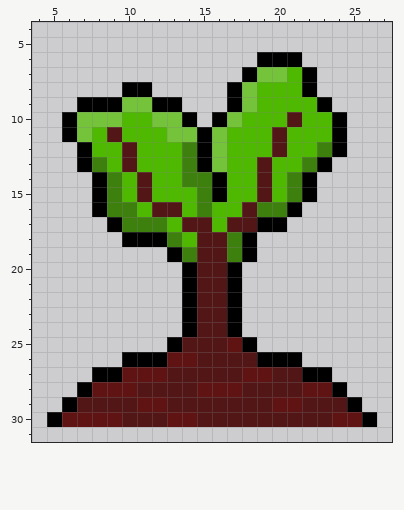
Two versions of one pixel-art sprite, assets/beet.png. That is the earlier state.
The file is 32x32 pixels. Shown: x 4..27, y 4..31. The old version is drawn lined up with the new one.
Now the later version:
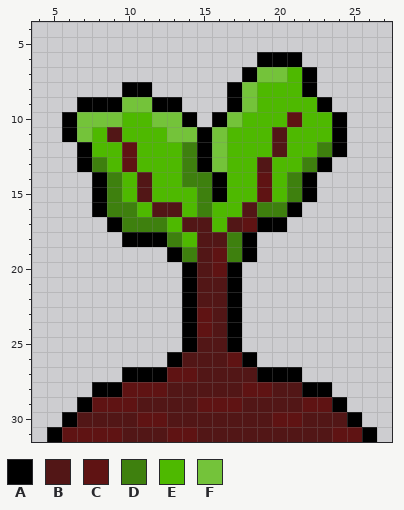
Palette (. is transparent): A #000000  B #521616  C #5f1313  D #3e800e  E #4eb900  F #74c33a
Difference:
whole drawing moved by +0,+6 (the old picture is shown already moved)
@@ x 4..27 @@
  9 ...AAAFFAA...AFEEEEA....
-10 ..AFFFEEFFA.AFEEEBEEA...
+10 ..AFFFEEFFA.AFEEECEEA...
 11 ..AFEBEEEFFAFEEEBEEEA...
-12 ...AEEBEEEDAFEEEBEEDA...
-13 ...ADEBEEEDAFEEBEEDA....
-14 ....ADEBEEDDAEEBEDA.....
-15 ....ADEBEEEDAEEBEDA.....
+12 ...AEECEEEDAFEEEBEEDA...
+13 ...ADECEEEDAFEEBEEDA....
+14 ....ADEBEEDDAEECEDA.....
+15 ....ADEBEEEDAEECEDA.....
 16 ....ADDEBBEDEEBDDA......
-17 .....ADDDEBBEBBAA.......
+17 .....ADDDEBBEBCAA.......
 18 ......AAADEBBDA.........
-19 .........ADBBDA.........
-20 ..........ABBA..........
+19 .........ADBCDA.........
+20 ..........ABCA..........
 21 ..........ABBA..........
 22 ..........ABBA..........
-23 ..........ABBA..........
-24 ..........ABBA..........
-25 .........ABBBCA.........
-26 ......AAACCBBBBAAA......
-27 ....AACCCBBBBBCCBBAA....
-28 ...ACCCBBBBCCCBBBBCCA...
-29 ..ABBBBCCBBBBBBBCCBBBA..
-30 .ACCCCBBBCCBBBBBBBBBCCA.
-31 ........................
+23 ..........ACBA..........
+24 ..........ACBA..........
+25 ..........ABBA..........
+26 .........ABBBCA.........
+27 ......AAACCBBBBAAA......
+28 ....AACCCBBBBBCCBBAA....
+29 ...ACCCBBBBCCCBBBBCCA...
+30 ..ABBBBCCBBBBBBBCCBBBA..
+31 .ACCCCBBBCCBBBBBBBBBCCA.
Pixel boxes of the changes (left, top, right, bottom) in both pictures:
changed: (47, 112, 377, 442)
